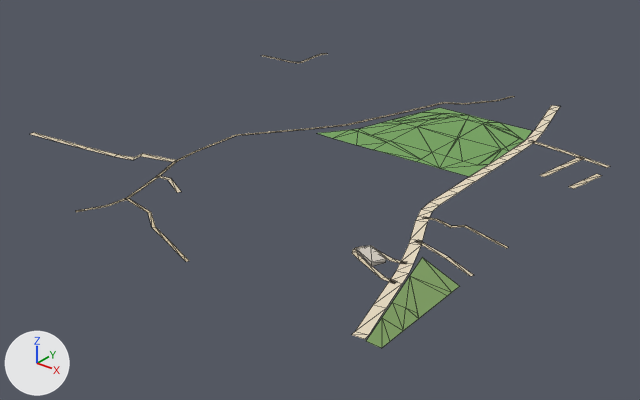
Two versions of the glTF model public/assets/bengaluru-region-v1/tiles/t44_-7-l0.glb, one commit apart.
The view is the same before and after, from a 50 mm camera at (22767.0, -3898.0, 339.0) aimed at (22265.0, -3271.0, -50.0). The axes (+X, +Y, +Z) are drawn at lower left. The lights are the same throughout. The first picture is the older version. Mesh edges are drawn as thin lines.

Objects in the first picture: 'building', 'ground'.
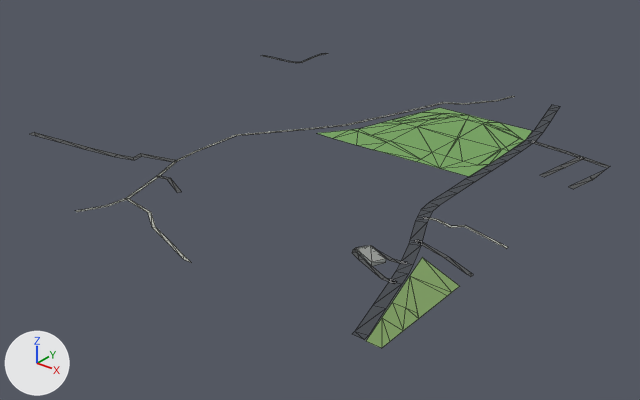
Location of each change, [x1, y1, x2, y2] in pixels of the pictures (640 x 400 px; the box of a moved part takes in the faces that stretch with it):
part 1 of me_building, recoloured (light grey to grey): [356, 245, 386, 266] in both
part 2 of me_ground, moved or reshaped: [497, 96, 610, 189] in both
part 3 of me_ground, moved or reshaped: before [31, 132, 189, 261]; after [31, 133, 190, 262]
part 4 of me_ground, moved or reshaped: before [352, 225, 508, 339]; after [352, 225, 508, 340]
part 5 of me_ground, recoloured: [81, 53, 599, 335] in both

The change, as a diff of the scene's bpy script:
```diff
--- a/public/assets/bengaluru-region-v1/tiles/t44_-7-l0.glb.py
+++ b/public/assets/bengaluru-region-v1/tiles/t44_-7-l0.glb.py
@@ me_building @@
 # used by ob_building; location = (22000.0, -3500.0, 0.0)
-me_building.from_pydata(...)  # 8 vertices, 10 faces; spans x 410.3..437.8, y 83.0..104.5, z 0.0..3.5
+me_building.from_pydata(...)  # 8 vertices, 12 faces; spans x 410.3..437.8, y 83.0..104.5, z 0.0..3.5
+# me_building part 1: 10 kept faces spanning x 410.3..437.8, y 83.0..104.5, z 0.0..3.5 get new vertex colours; the middle colour goes from light grey #c0bab0 to grey #959b99
+# edits to the shape of me_building do not show in these pictures
 me_building.materials.append(mat_building)
@@ me_ground @@
 # used by ob_ground; location = (22000.0, -3500.0, 0.0)
-me_ground.from_pydata(...)  # 279 vertices, 282 faces; spans x 0.0..503.0, y -1.0..501.0, z 1.0
+me_ground.from_pydata(...)  # 285 vertices, 288 faces; spans x 0.0..500.0, y 0.0..500.0, z 1.0
+# me_ground part 2: 7 vertices moved from x 381.0..503.0, y 328.0..501.0, z 1.0 to x 381.0..500.0, y 335.0..500.0, z 1.0; 3 vertices removed from x 333.0..501.0, y 376.0..500.0, z 1.0; 5 vertices added at x 331.0..500.0, y 370.0..500.0, z 1.0
+# me_ground part 3: 7 vertices moved from x 130.0..320.0, y -1.0..120.0, z 1.0 to x 129.0..324.0, y 0.0..119.0, z 1.0; 3 vertices removed from x 38.0..185.0, y -1.0..92.0, z 1.0; 5 vertices added at x 8.0..182.0, y 0.0..93.0, z 1.0
+# me_ground part 4: 3 vertices moved from x 476.0..478.0, y -1.0..179.0, z 1.0 to x 486.0..489.0, y 0.0..176.0, z 1.0; 3 vertices removed from x 486.0..501.0, y 1.0..118.0, z 1.0; 5 vertices added at x 476.0..500.0, y 0.0..120.0, z 1.0
+# me_ground part 5: 167 kept faces spanning x 45.0..500.0, y 0.0..500.0, z 1.0 get new vertex colours; the middle colour goes from beige #d7c9ae to dark grey #535556
+# other edits to the shape of me_ground do not show in these pictures
 me_ground.materials.append(mat_ground)
```
